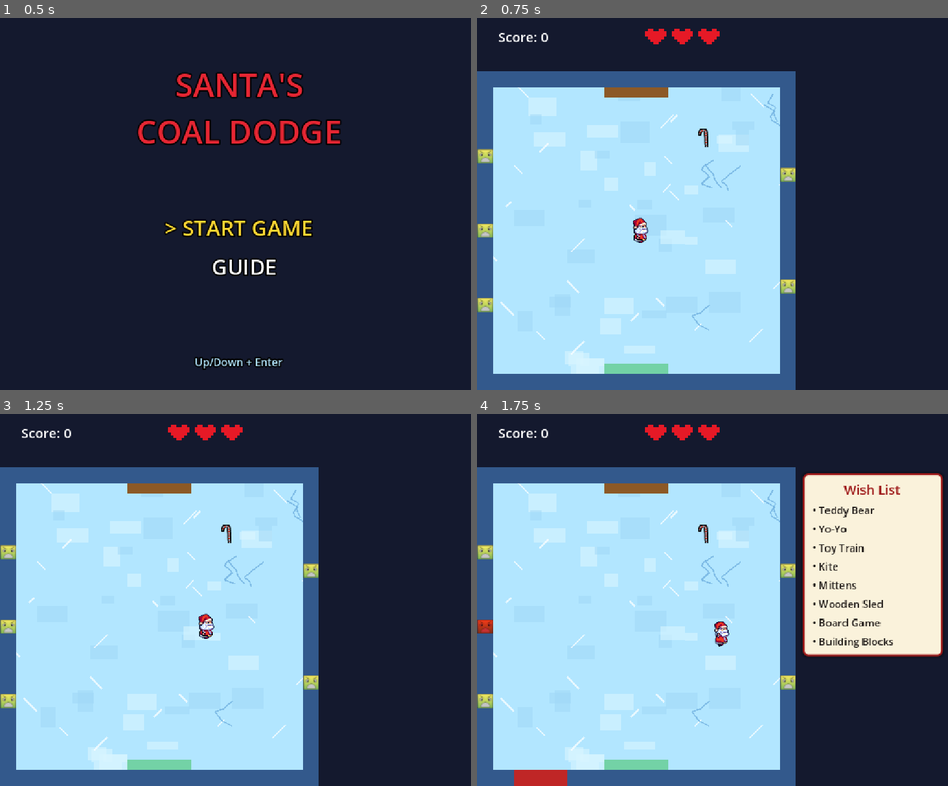
Above: before the commit, frames 1-4 (two rows, left to right).
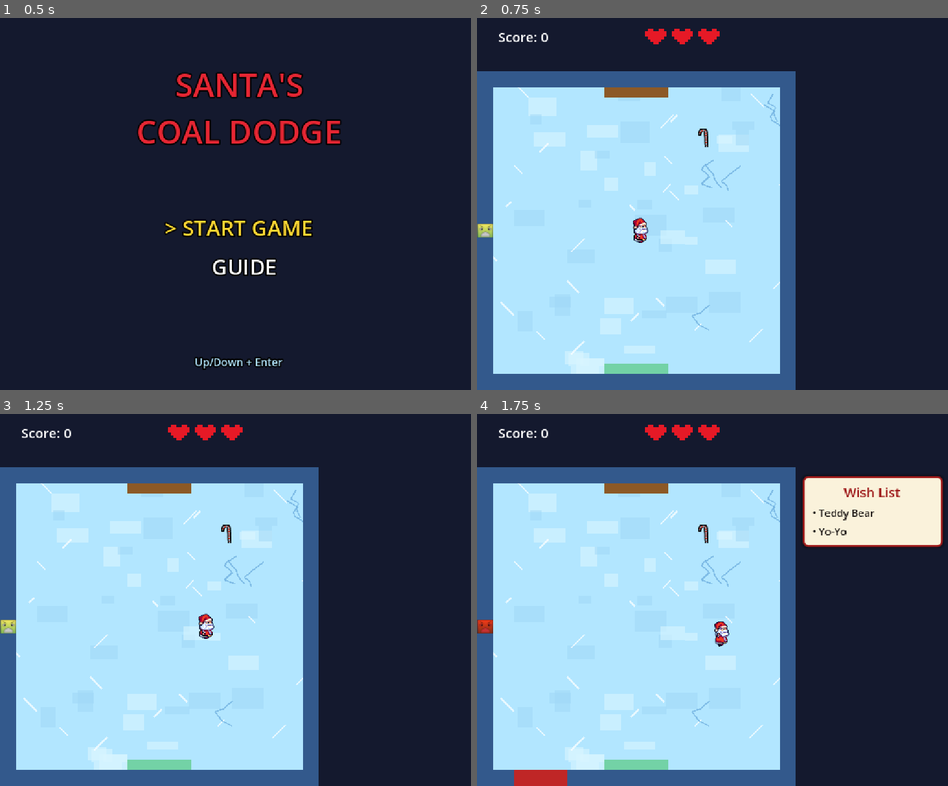
Above: after the commit, the same moments.

Repository: FredrikSundt-Hansen/game-jam-2026
Game: Godot game, scene res://menu.tscn
The game is run twice, just before and just after one commit, with the same random seed, the same clock (stepped at 60 frames per second) and the same inputs.
Inputs:
- Up to frame 1 (0.5 s): no input
- Up to frame 2 (0.75 s): tap Enter (ui_accept) at 0.5 s; hold Right (ui_right) from 0.53 s (still down); tap Keypad Enter at 0.6 s
- Up to frame 3 (1.25 s): keep holding Right (ui_right); tap Enter (ui_accept) at 0.77 s
- Up to frame 4 (1.75 s): release Right (ui_right) at 1.28 s; hold Down (ui_down) from 1.28 s (still down); tap Space at 1.35 s; tap Enter (ui_accept) at 1.52 s

Frame 1 is identical in both runs. In frame 2, 0.5% of the frame differs, in the area x 0-68%, y 35-80%; in frame 3, 0.5%; in frame 4, 10%, in the area x 0-100%, y 15-80%.

Commit message:
Progressive kid arrivals and growing random gift counts
Co-authored-by: Copilot <223556219+Copilot@users.noreply.github.com>

Diff:
--- a/main.gd
+++ b/main.gd
@@ -6,8 +6,16 @@
 @export var wait_decay_per_second: float = 0.02
 @export var start_coal_speed: float = 45.0
 @export var max_coal_speed: float = 90.0
-@export var start_children: int = 5
-@export var sleigh_gift_count: int = 8
+@export var start_children: int = 1
+@export var reference_kids: int = 5
+@export var max_coal_wait: float = 3.5
+@export var kid_arrival_start: float = 15.0
+@export var kid_arrival_min: float = 4.0
+@export var kid_arrival_decay: float = 0.1
+@export var sleigh_gift_min: int = 2
+@export var sleigh_gift_max: int = 4
+@export var gifts_per_round: int = 1 # raises both the minimum and maximum each round
+@export var max_sleigh_gifts: int = 12
 @export var sleigh_stay_duration: float = 60.0
 @export var sleigh_respawn_delay: float = 1.0
 @export var penalty_kids: int = 1
@@ -43,6 +51,8 @@
 var sleigh: Sleigh = null
 var table_gifts: Array[String] = []
 var sleigh_busy: bool = false
+var rounds: int = 0
+var next_kid_in: float = 0.0
 var snack_pos: Vector2 = Vector2.ZERO
 var snack_time_left: float = 0.0
 var snack_cooldown: float = 0.0
@@ -81,6 +91,7 @@
 	player.hit.connect(func(_l): _update_label())
 	player.died.connect(_on_player_died)
 	coal_timer.wait_time = start_wait
+	next_kid_in = kid_arrival_start
 	for i in start_children:
 		add_child_thrower(i)
 	_update_label()
@@ -98,6 +109,7 @@
 	elapsed += delta
 	_update_gifts()
 	_update_snack(delta)
+	_update_kid_arrivals(delta)
 	_update_label()
 
 func _update_label() -> void:
@@ -155,6 +167,13 @@
 			kid.make_happy()
 			break
 
+func _update_kid_arrivals(delta: float) -> void:
+	next_kid_in -= delta
+	if next_kid_in <= 0.0:
+		add_random_thrower()
+		# Children arrive faster and faster
+		next_kid_in = maxf(kid_arrival_min, kid_arrival_start - elapsed * kid_arrival_decay)
+
 func _update_snack(delta: float) -> void:
 	if snack_time_left > 0.0:
 		snack_time_left -= delta
@@ -180,7 +199,9 @@
 		return
 	sleigh = SleighScene.instantiate()
 	sleigh.stay_duration = sleigh_stay_duration
-	sleigh.wish_list_size = sleigh_gift_count
+	var growth := rounds * gifts_per_round
+	sleigh.wish_list_size = mini(randi_range(sleigh_gift_min + growth, sleigh_gift_max + growth), max_sleigh_gifts)
+	rounds += 1
 	sleigh.position = SLEIGH_POS
 	sleigh.arrived.connect(_on_sleigh_arrived)
 	sleigh.wish_list_rolled.connect(wish_list.show_gifts)
@@ -253,9 +274,9 @@
 func _on_coal_timer_timeout() -> void:
 	if game_over or kids.is_empty():
 		return
-	# The wait is tuned for start_children kids; fewer kids means fewer throws overall
+	# The wait is tuned for reference_kids kids; fewer kids means fewer throws overall
 	var base_wait := maxf(min_wait, start_wait - elapsed * wait_decay_per_second)
-	coal_timer.wait_time = base_wait * start_children / float(kids.size())
+	coal_timer.wait_time = minf(max_coal_wait, base_wait * reference_kids / float(kids.size()))
 	# Later in the run, sometimes several kids throw at once
 	var count := 1 + int(randf() < _difficulty() * 0.6) + int(randf() < _difficulty() * 0.3)
 	var throwers := kids.duplicate()
Not shown, added: candy_cane.png.import
